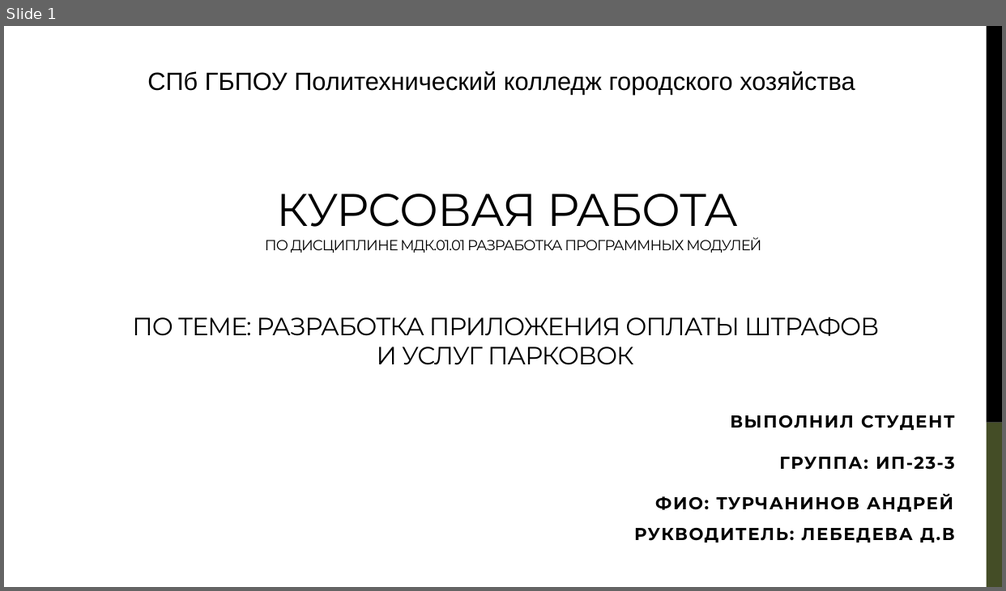
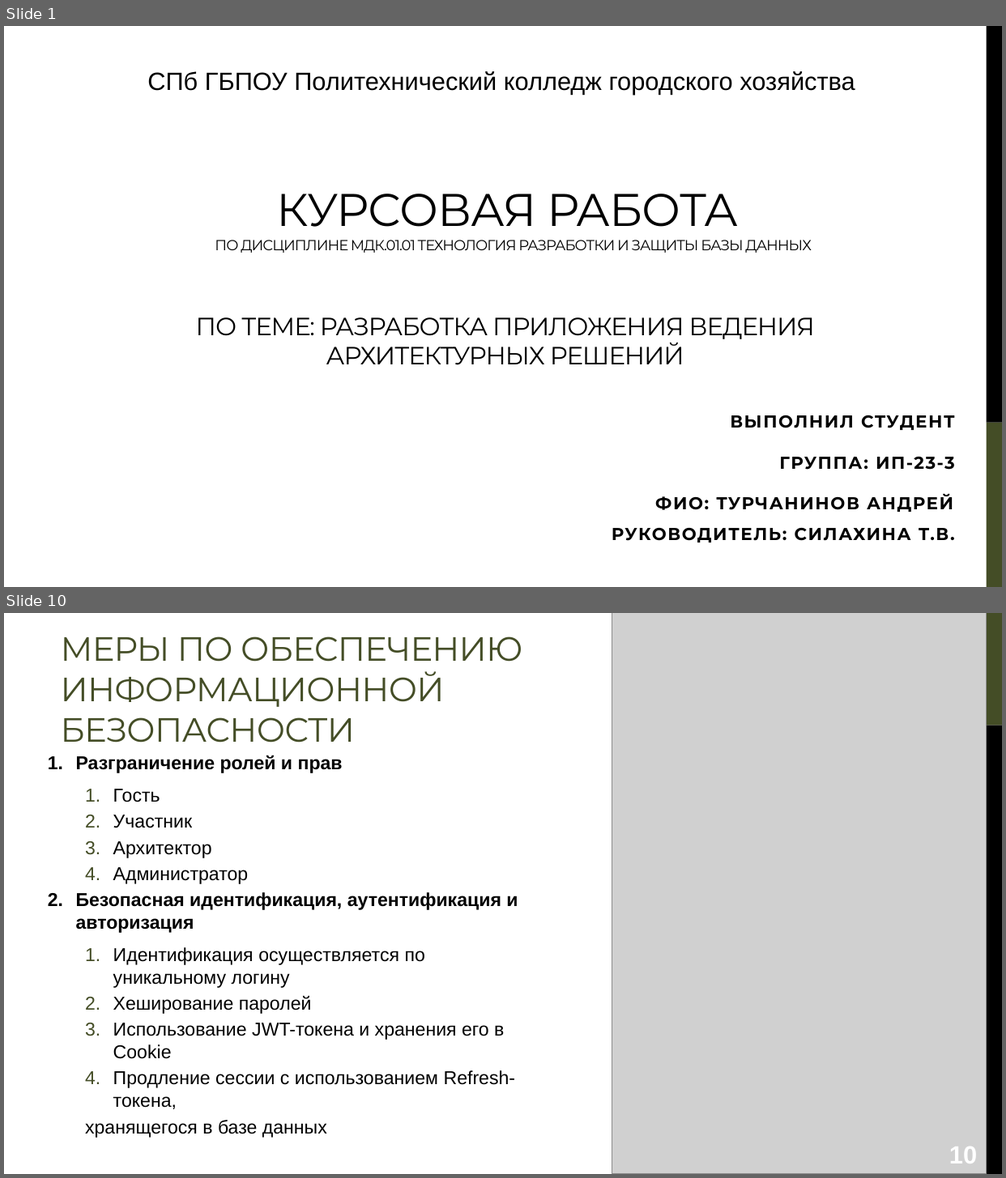
Before and after one commit to CasCadeVR/CADR, a slide deck: docs/КурсоваяРабота_Презентация_Турчанинов.pptx. Shown one above the other, each under a label of ours: slide 1 before the commit, slides 1 and 10 after it; the slides between them are not shown. The pictures are 1006x591 and 1006x1178 pixels, drawn with LibreOffice and Linux fonts; fonts in the diff are those of the drawing; grey boxes stand for pictures. Boxes give left, top, right and bottom in pixels: in the first picture for what was removed or moved away, otherwise in the second. Text is boxed around its words. In the diff, an @@ line names an element or a change of style, - is before the commit and + after.

```diff
--- a/docs/КурсоваяРабота_Презентация_Турчанинов.pptx
+++ b/docs/КурсоваяРабота_Презентация_Турчанинов.pptx
@@ slide 10 added at box(4, 613, 1002, 1174), background #FFFFFF @@
@@ title added at box(61, 636, 522, 743), 32.4 pt, text #444D26 @@
+МЕРЫ ПО ОБЕСПЕЧЕНИЮ ИНФОРМАЦИОННОЙ БЕЗОПАСНОСТИ
@@ picture added at box(612, 613, 987, 1174) @@
@@ rectangle added at box(987, 613, 1002, 726), fill #444D26 @@
@@ rectangle added at box(987, 726, 1002, 1174), fill #000000 @@
@@ text added at box(76, 755, 518, 1138), 18 pt, text #000000 @@
+1. Разграничение ролей и прав
+  1. Гость
+  2. Участник
+  3. Архитектор
+  4. Администратор
+2. Безопасная идентификация, аутентификация и авторизация
+  1. Идентификация осуществляется по уникальному логину
+  2. Хеширование паролей
+  3. Использование JWT-токена и хранения его в Cookie
+  4. Продление сессии c использованием Refresh-токена,
+  хранящегося в базе данных
@@ page number added at box(949, 1147, 977, 1164), 24 pt, text #FFFFFF, bold @@
+10
@@ slide 1 changed as well @@
@@ title at box(215, 194, 811, 253): text changed @@
-КУРСОВАЯ РАБОТА
-ПО ДИСЦИПЛИНЕ МДК.01.01 РАЗРАБОТКА ПРОГРАММНЫХ МОДУЛЕЙ
+КУРСОВАЯ РАБОТА
+ПО ДИСЦИПЛИНЕ МДК.01.01 ТЕХНОЛОГИЯ РАЗРАБОТКИ И ЗАЩИТЫ БАЗЫ ДАННЫХ
@@ text at box(196, 318, 815, 365): text changed @@
-ПО ТЕМЕ: РАЗРАБОТКА ПРИЛОЖЕНИЯ ОПЛАТЫ ШТРАФОВ И УСЛУГ ПАРКОВОК
+ПО ТЕМЕ: РАЗРАБОТКА ПРИЛОЖЕНИЯ ВЕДЕНИЯ
+АРХИТЕКТУРНЫХ РЕШЕНИЙ
@@ subtitle at box(612, 494, 955, 543): text changed @@
-ФИО: ТУРЧАНИНОВ АНДРЕЙ
-РУКВОДИТЕЛЬ: ЛЕБЕДЕВА Д.В
+ФИО: ТУРЧАНИНОВ АНДРЕЙ
+РУКОВОДИТЕЛЬ: СИЛАХИНА Т.В.
```
Also in this commit, not shown: 3 other slides changed, 7 other slides added, 12 slides removed, 3 other files.
